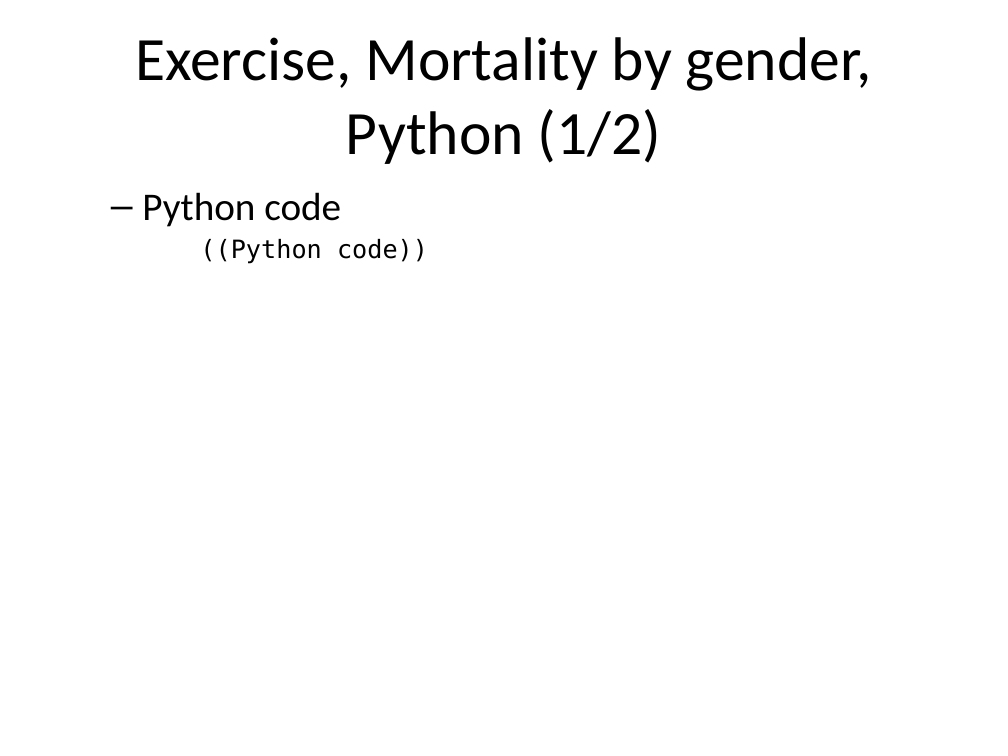
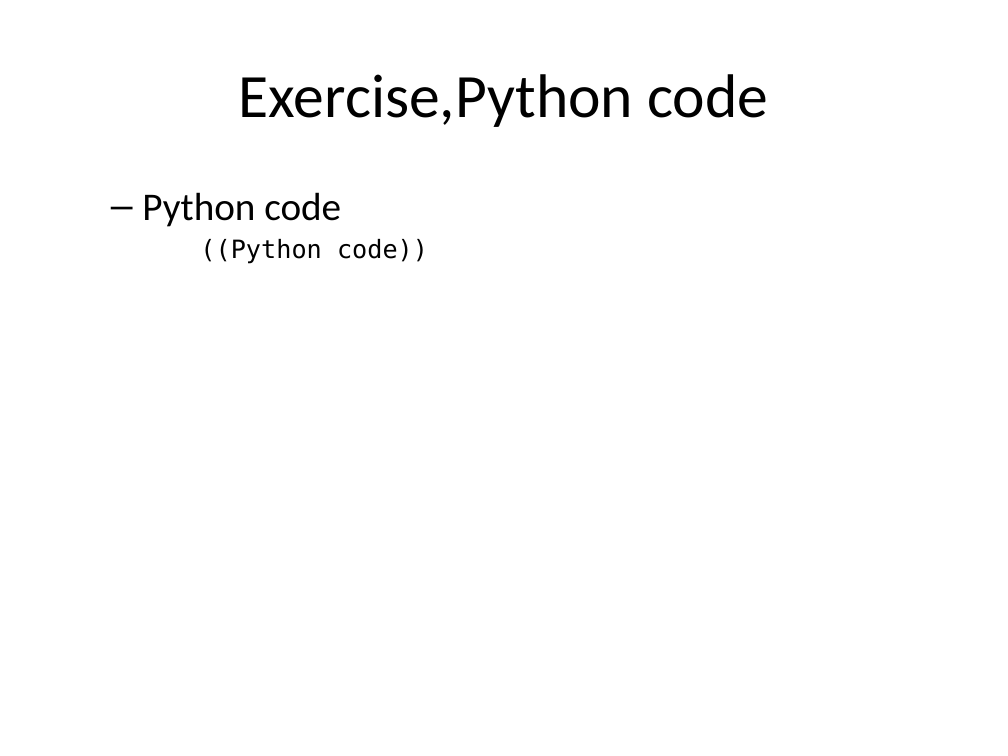
Before and after one commit to pmean/data-visualization, a slide deck: slide 3 of data-viz-02/component/exercise-mortality-by-sex.pptx. Drawn at 1008x756 pixels with LibreOffice and Linux fonts; fonts in the diff are those of the drawing. Boxes give left, top, right and bottom in pixels: in the first picture for what was removed or moved away, otherwise in the second. Text is boxed around its words. In the diff, an @@ line names an element or a change of style, - is before the commit and + after.

```diff
--- a/data-viz-02/component/exercise-mortality-by-sex.pptx
+++ b/data-viz-02/component/exercise-mortality-by-sex.pptx
@@ title at (x1=239, y1=74, x2=768, y2=127): text changed @@
-Exercise, Mortality by gender, Python (1/2)
+Exercise,Python code
```
Also in this commit, not shown: 4 other slides changed, 1 slide removed, 38 other files.
